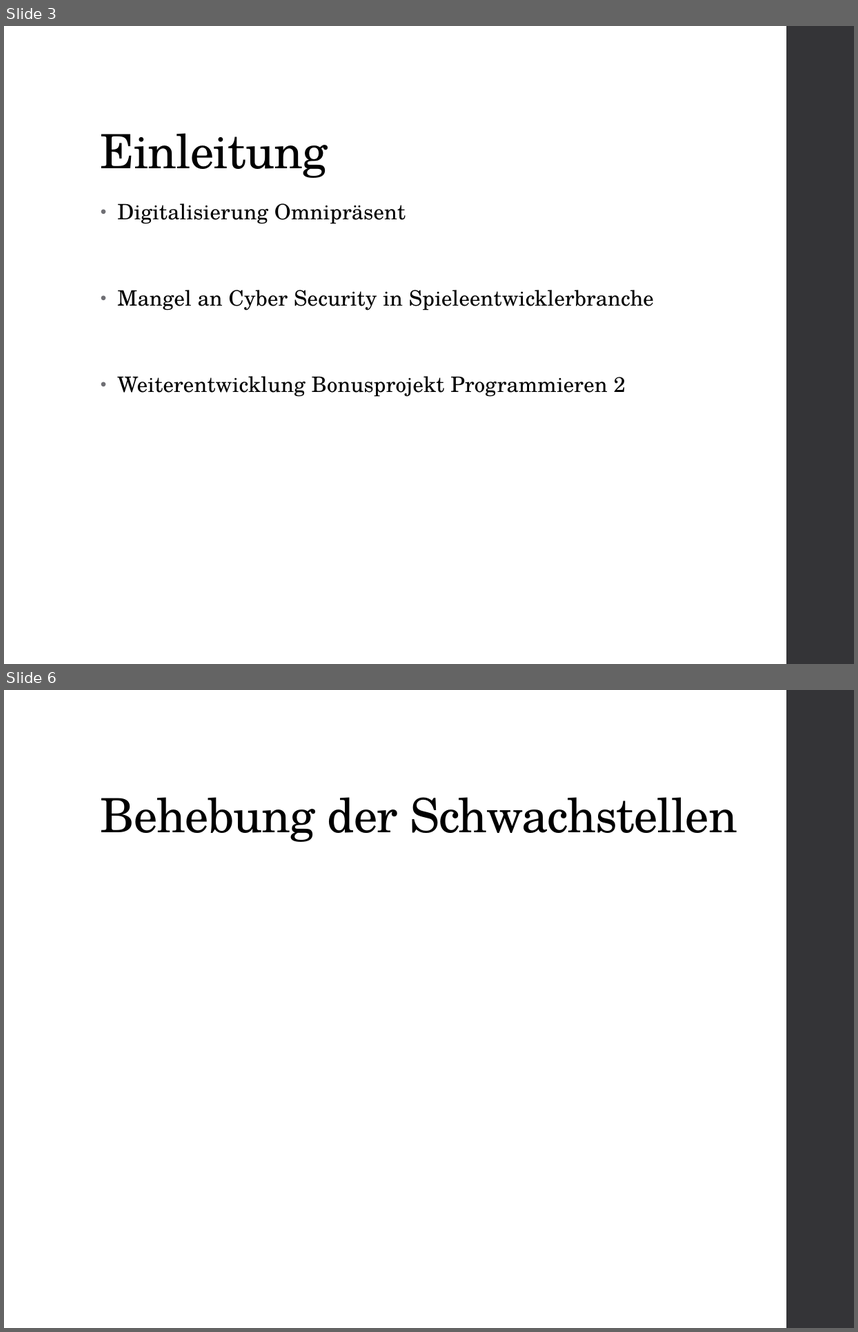
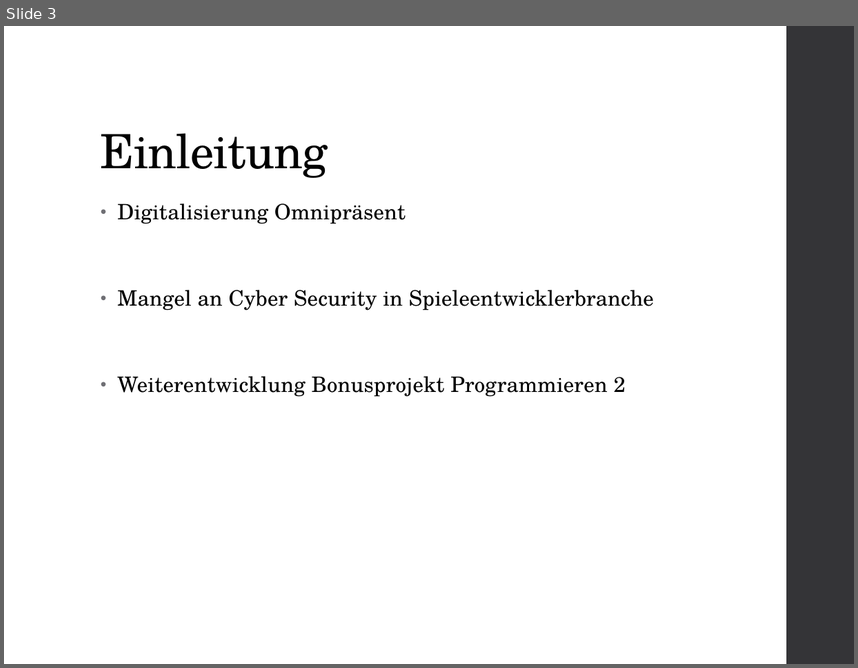
Before and after one commit to hagengruber/chess_server_strong, a slide deck: Chess Server.pptx. Shown one above the other, each under a label of ours: slides 3 and 6 before the commit, slide 3 after it; the slides between them are not shown. The pictures are 858x1332 and 858x668 pixels, drawn with LibreOffice and Linux fonts; fonts in the diff are those of the drawing. Boxes give left, top, right and bottom in pixels: in the first picture for what was removed or moved away, otherwise in the second. Text is boxed around its words. In the diff, an @@ line names an element or a change of style, - is before the commit and + after.

```diff
--- a/Chess Server.pptx
+++ b/Chess Server.pptx
@@ slide 6 removed at [4, 690, 854, 1328], background #FFFFFF; not listed: 1 template element that a slide beside it also shows @@
@@ title removed at [101, 797, 737, 842] @@
-Behebung der Schwachstellen
```
Also in this commit, not shown: 6 slides added, 3 other slides removed.
